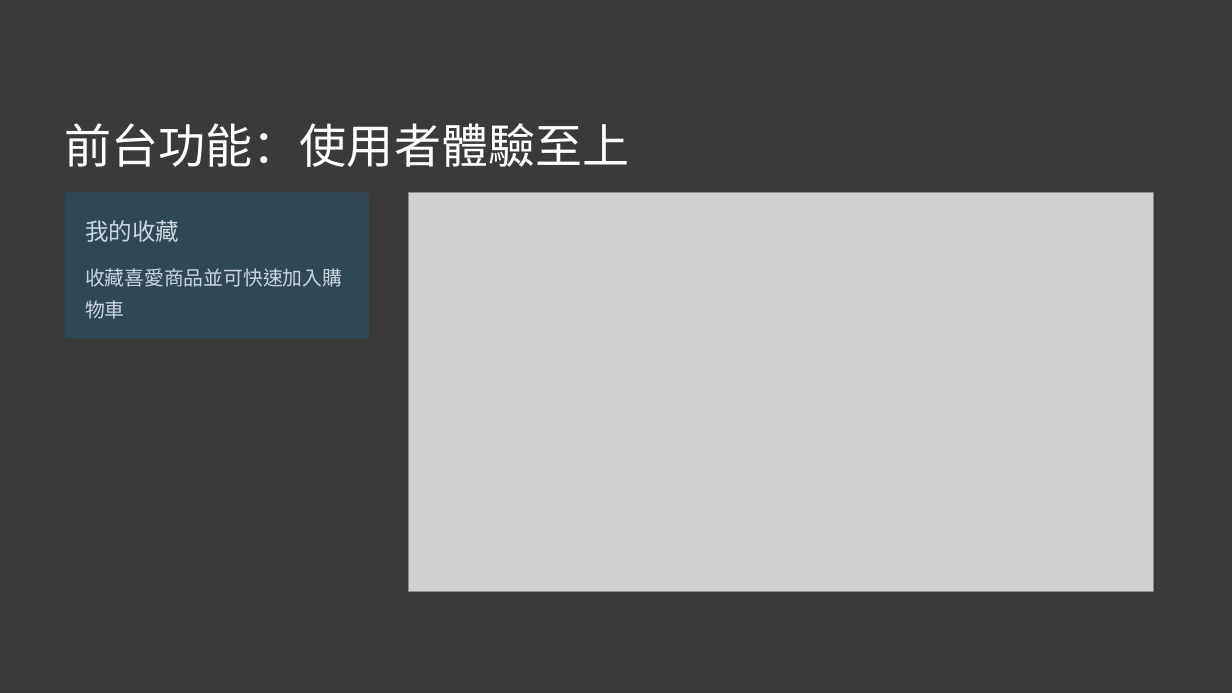
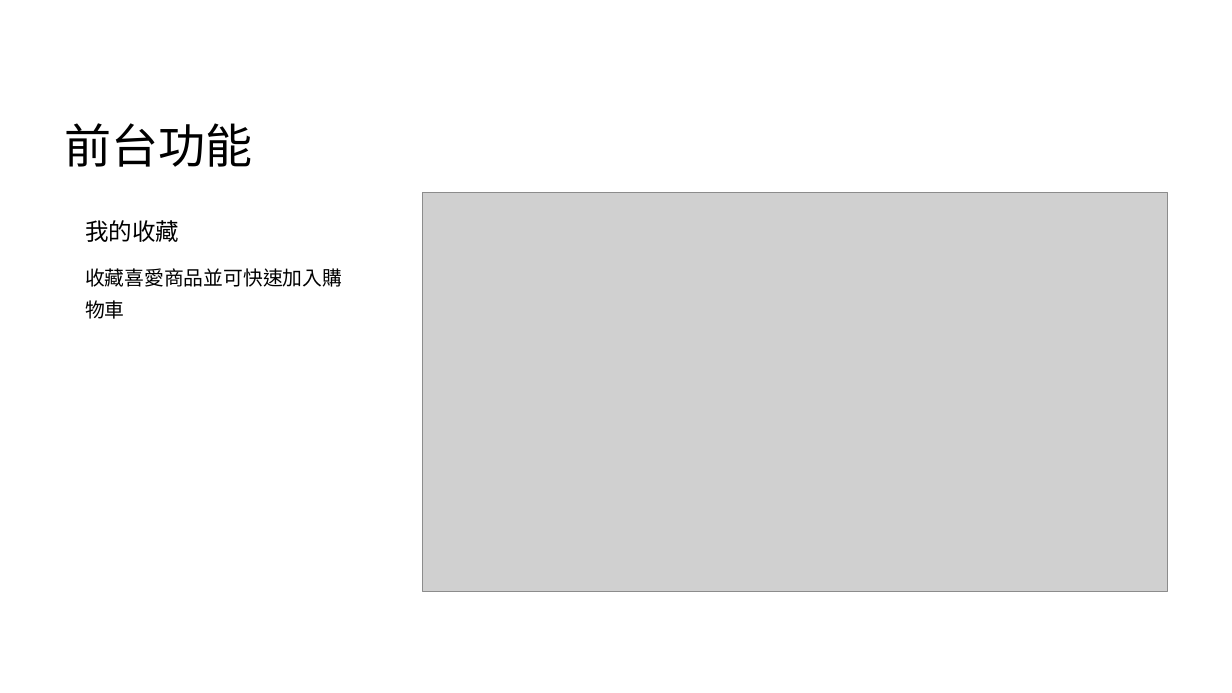
Before and after one commit to Balabababala/shoppingProject, a slide deck: slide 15 of 說明用工具/張允豪 購物網站 專題 ver.0.1.pptx (slide 14 before the commit). Drawn at 1232x693 pixels with LibreOffice and Linux fonts; fonts in the diff are those of the drawing; grey boxes stand for pictures. Boxes give left, top, right and bottom in pixels: in the first picture for what was removed or moved away, otherwise in the second. Text is boxed around its words. In the diff, an @@ line names an element or a change of style, - is before the commit and + after.

```diff
--- a/說明用工具/張允豪 購物網站 專題 ver.0.1.pptx
+++ b/說明用工具/張允豪 購物網站 專題 ver.0.1.pptx
@@ background #3A3A3A to #FFFFFF @@
@@ text at [65,123,253,167]: text changed; text colour #FFFFFF to #000000 @@
-前台功能：使用者體驗至上
+前台功能
@@ rounded rectangle removed at [65,192,369,339] @@
@@ picture: place and size @@
-picture at [409,192,1153,591]
+picture at [423,192,1167,591]
@@ text "我的收藏" at [85,220,179,242]: text colour #CAD6DE to #000000 @@
@@ text "收藏喜愛商品並可快速加入購物車" at [85,268,342,319]: text colour #CAD6DE to #000000 @@
```
Also in this commit, not shown: 19 other slides changed, 2 slides added, 3 slides removed, 36 other files.
